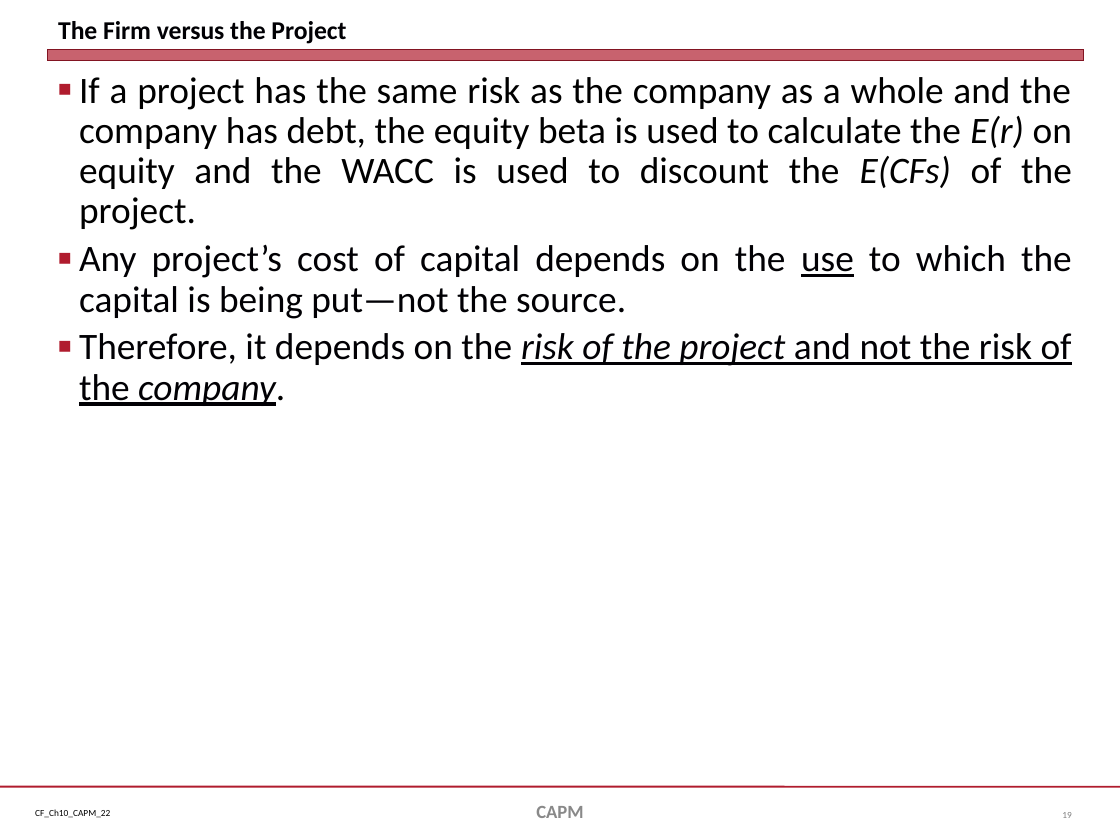
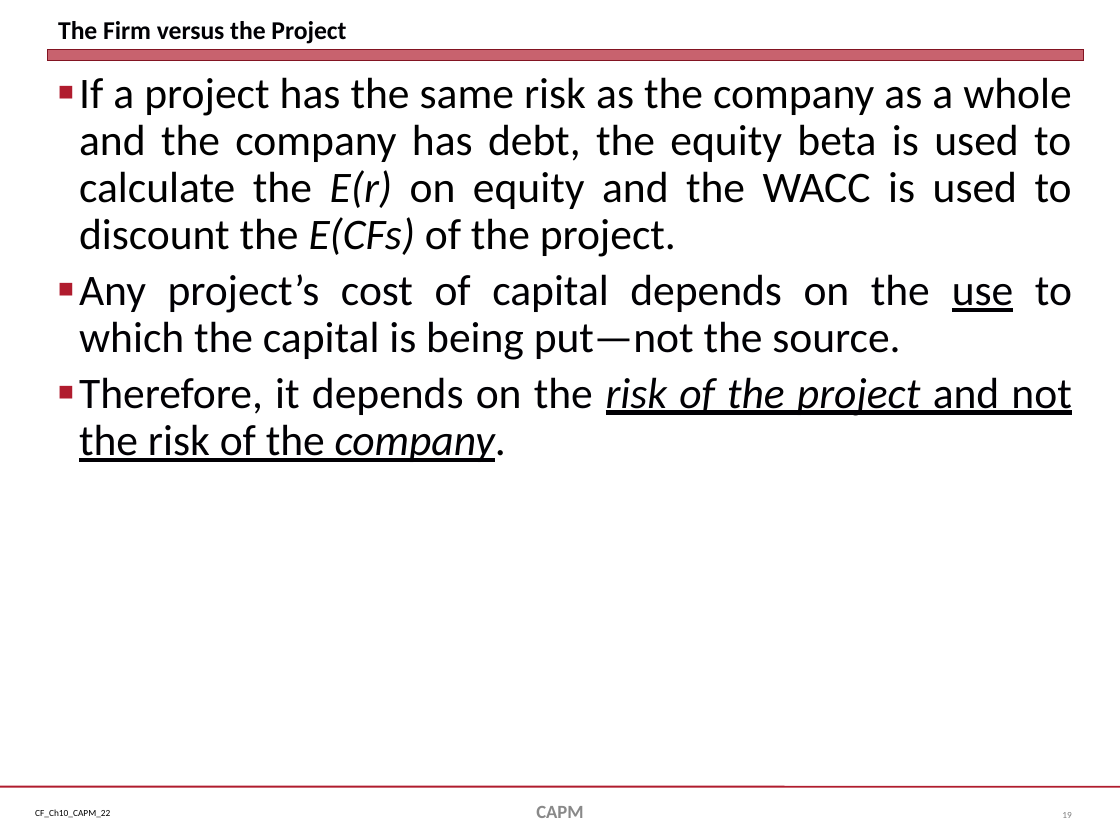
Before and after one commit to jmc877/Corporate-Finance, a slide deck: slide 19 of slides/CF_Ch10_CAPM_22.pptx. Drawn at 1120x840 pixels with LibreOffice and Linux fonts; fonts in the diff are those of the drawing. Boxes give left, top, right and bottom in pixels: in the first picture for what was removed or moved away, otherwise in the second. Text is boxed around its words. In the diff, an @@ line names an element or a change of style, - is before the commit and + after.

```diff
--- a/slides/CF_Ch10_CAPM_22.pptx
+++ b/slides/CF_Ch10_CAPM_22.pptx
@@ text "If a project has the ..." at <box>79,77,1072,462</box>: size 24 to 28 pt @@
```
Also in this commit, not shown: 7 other slides changed, 14 slides removed, 4 other files.
